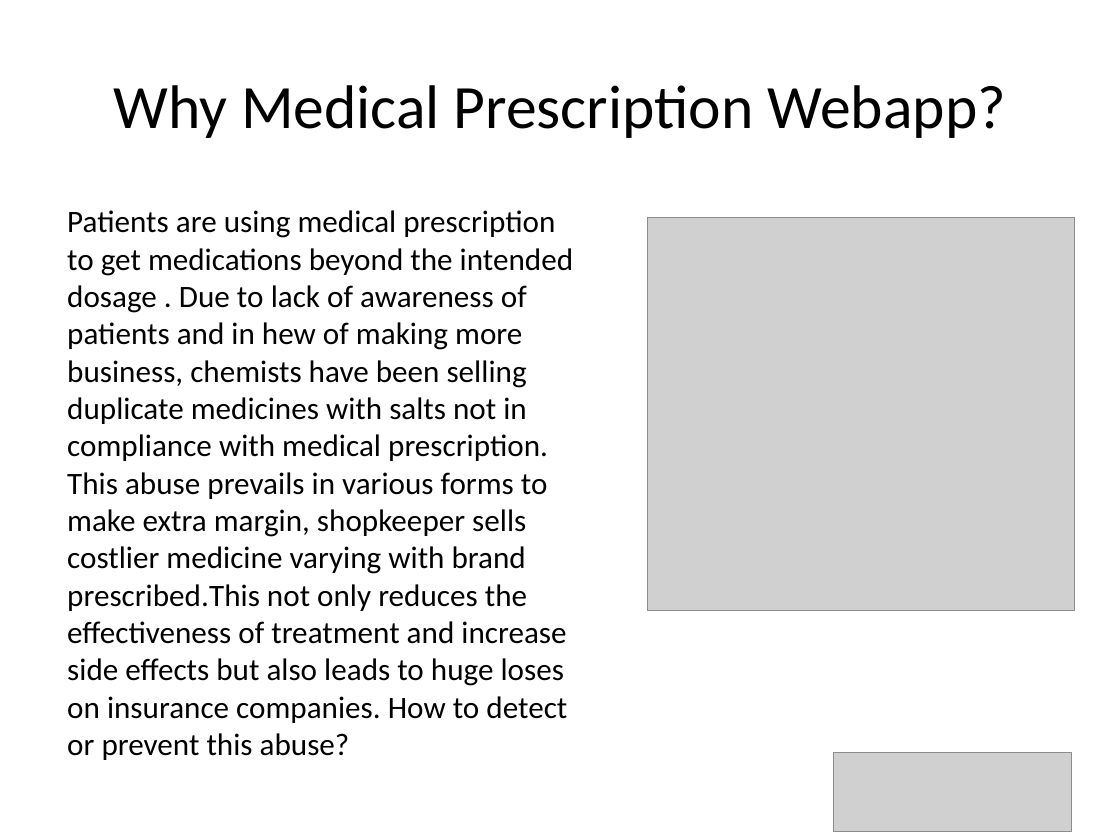
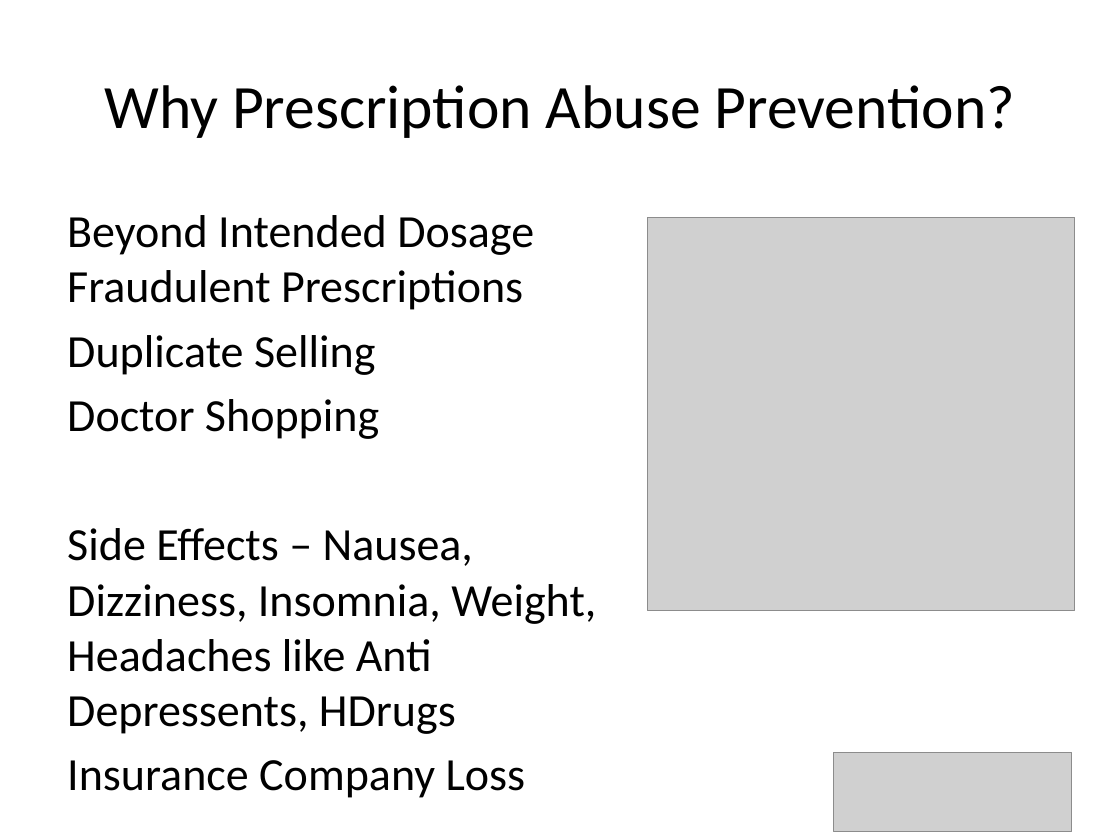
Before and after one commit to vissin/Project, a slide deck: slide 2 of SpringRestHibernate/Documents/Medical Prescription Abuse Prevention.pptx. Drawn at 1120x840 pixels with LibreOffice and Linux fonts; fonts in the diff are those of the drawing; grey boxes stand for pictures. Boxes give left, top, right and bottom in pixels: in the first picture for what was removed or moved away, otherwise in the second. Text is boxed around its words. In the diff, an @@ line names an element or a change of style, - is before the commit and + after.

Commit message:
MAP-X: Updated

```diff
--- a/SpringRestHibernate/Documents/Medical Prescription Abuse Prevention.pptx
+++ b/SpringRestHibernate/Documents/Medical Prescription Abuse Prevention.pptx
@@ title at (104, 85, 1015, 138): text changed @@
-Why Medical Prescription Webapp?
+Why Prescription Abuse Prevention?
@@ text at (67, 215, 596, 798): text changed; size 20 to 29.6 pt @@
-Patients are using medical prescription to get medications beyond the intended dosage . Due to lack of awareness of patients and in hew of making more business, chemists have been selling duplicate medicines with salts not in compliance with medical prescription. This abuse prevails in various forms to make extra margin, shopkeeper sells costlier medicine varying with brand prescribed.This not only reduces the effectiveness of treatment and increase side effects but also leads to huge loses on insurance companies. How to detect or prevent this abuse?
+Beyond Intended Dosage
+Fraudulent Prescriptions
+Duplicate Selling
+Doctor Shopping
+Side Effects – Nausea, Dizziness, Insomnia, Weight, Headaches like Anti Depressents, HDrugs
+Insurance Company Loss
```
Also in this commit, not shown: 3 other slides changed.
